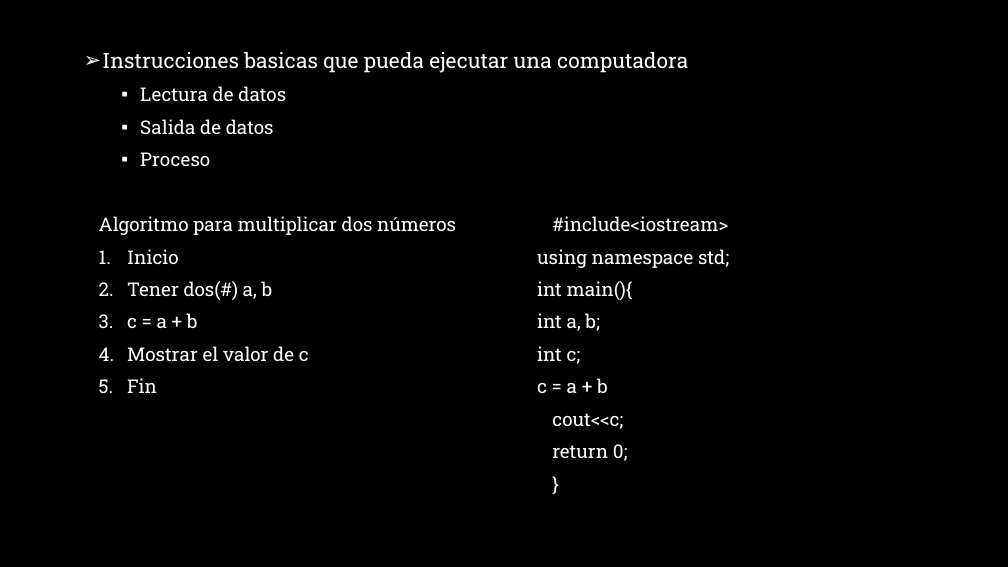
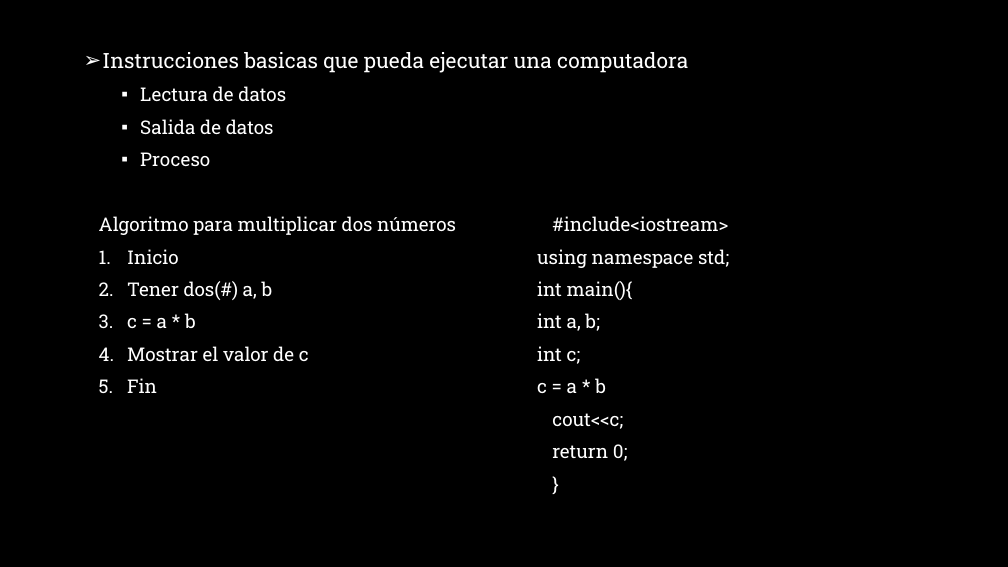
Before and after one commit to NobodyGH/AUX-SIS-110G2, a slide deck: slide 4 of GUIA/INTRODUCTION.pptx. Drawn at 1008x567 pixels with LibreOffice and Linux fonts; fonts in the diff are those of the drawing; background and template pictures are left out. Boxes give left, top, right and bottom in pixels: in the first picture for what was removed or moved away, otherwise in the second. Text is boxed around its words. In the diff, an @@ line names an element or a change of style, - is before the commit and + after.

```diff
--- a/GUIA/INTRODUCTION.pptx
+++ b/GUIA/INTRODUCTION.pptx
@@ text at bbox=[127, 313, 599, 331]: text changed @@
-  3. c = a + b int a, b;
+  3. c = a * b int a, b;
@@ text at bbox=[127, 378, 606, 393]: text changed @@
-  5. Fin c = a + b
+  5. Fin c = a * b
```
Also in this commit, not shown: 4 other files.
